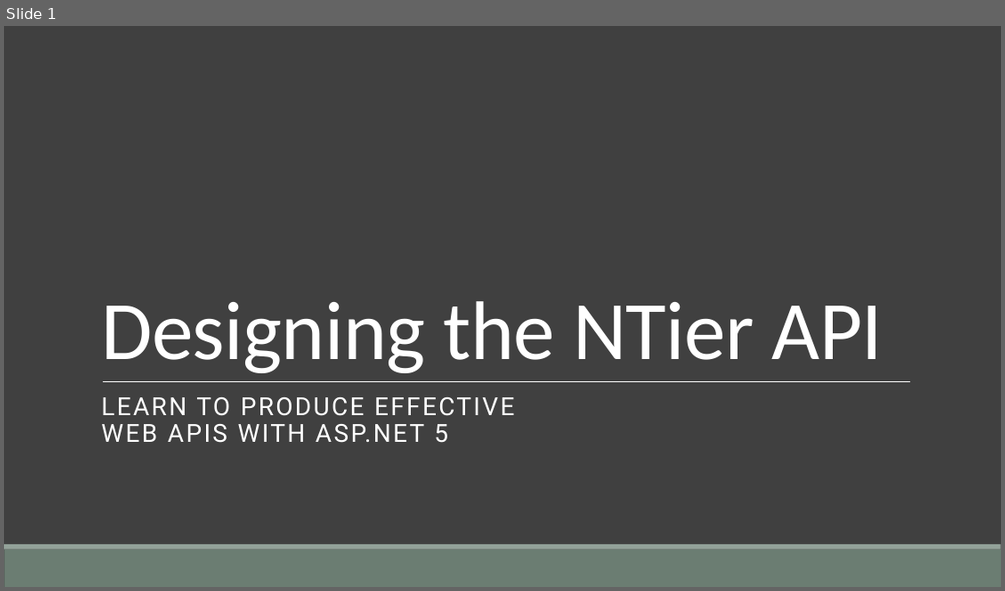
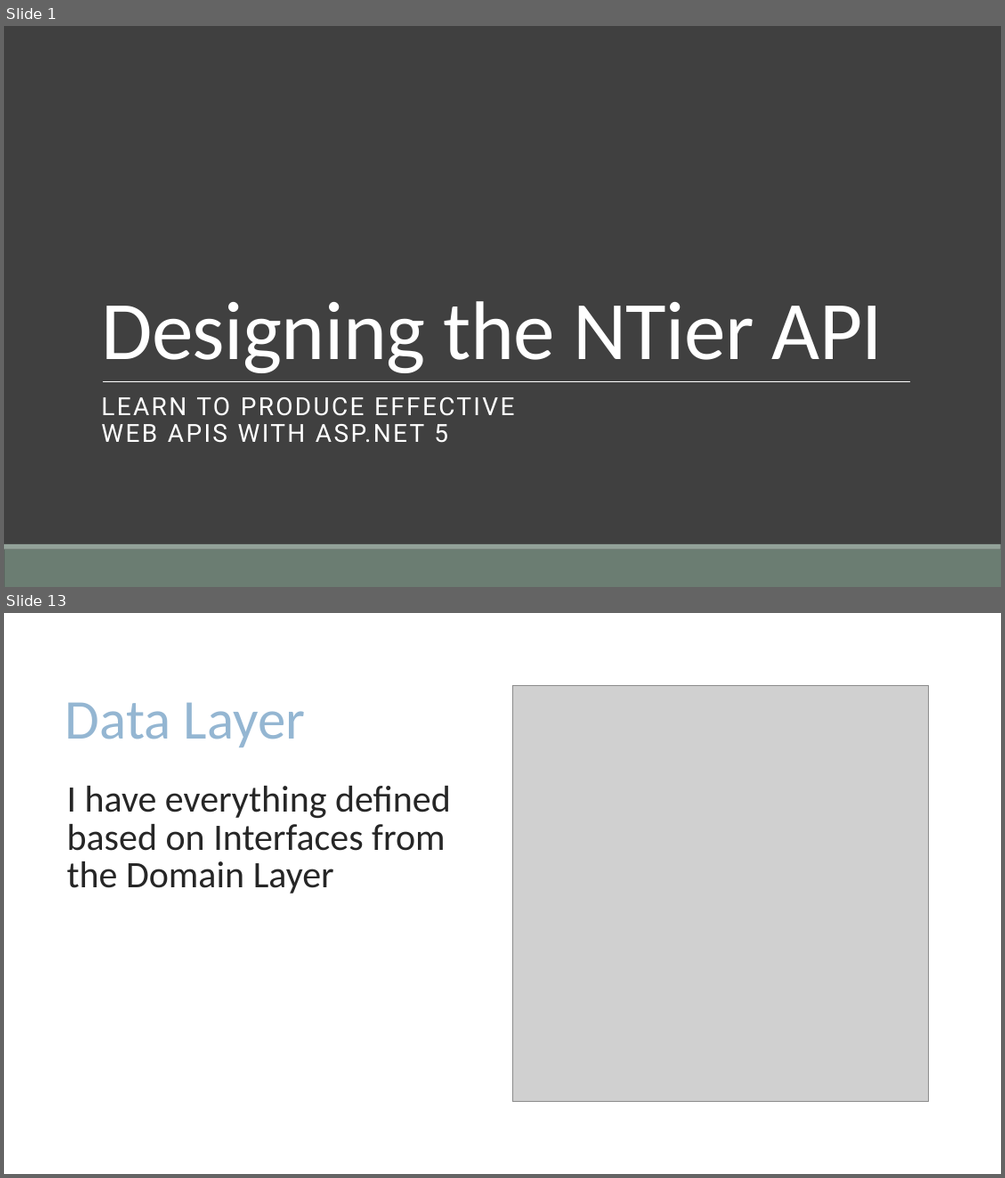
Before and after one commit to cwoodruff/aspnet-5-web-api-workshop, a slide deck: module-1/01-04 Designing the NTier Web API/01-04 Designing the NTier Web API.pptx. Shown one above the other, each under a label of ours: slide 1 before the commit, slides 1 and 13 after it; the slides between them are not shown. The pictures are 1005x591 and 1005x1178 pixels, drawn with LibreOffice and Linux fonts; fonts in the diff are those of the drawing; grey boxes stand for pictures; background and template pictures are left out. Boxes give left, top, right and bottom in pixels: in the first picture for what was removed or moved away, otherwise in the second. Text is boxed around its words. In the diff, an @@ line names an element or a change of style, - is before the commit and + after.

```diff
--- a/module-1/01-04 Designing the NTier Web API/01-04 Designing the NTier Web API.pptx
+++ b/module-1/01-04 Designing the NTier Web API/01-04 Designing the NTier Web API.pptx
@@ slide 13 added at box(4, 613, 1001, 1174), background #FFFFFF @@
@@ picture added at box(512, 685, 929, 1102) @@
@@ title added at box(65, 702, 305, 747), 54 pt, text #94B6D2 @@
+Data Layer
@@ text added at box(67, 786, 451, 893), 36 pt, text #262626 @@
+I have everything defined based on Interfaces from the Domain Layer
```
Also in this commit, not shown: 13 other slides added, 1 slide removed, 10 other files.
